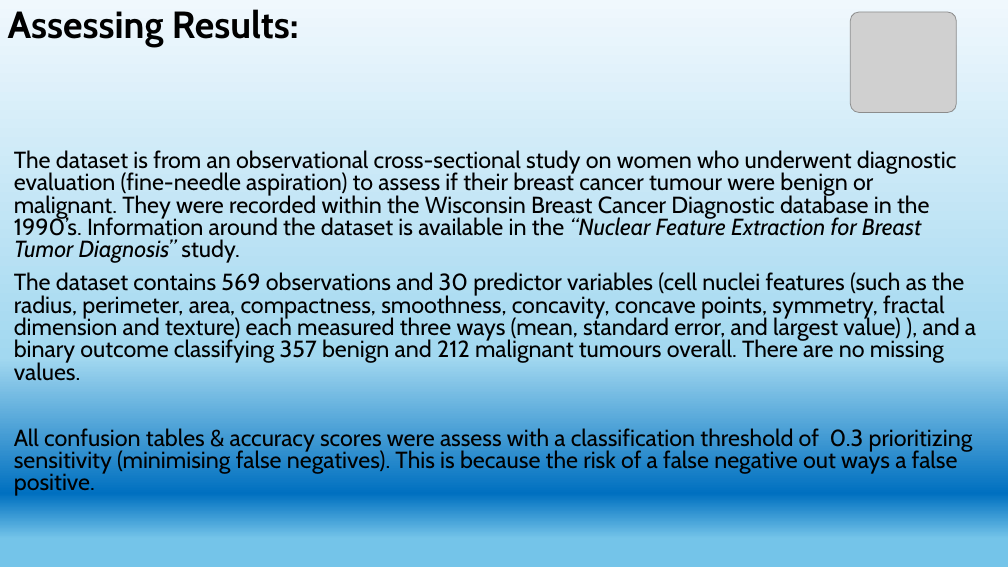
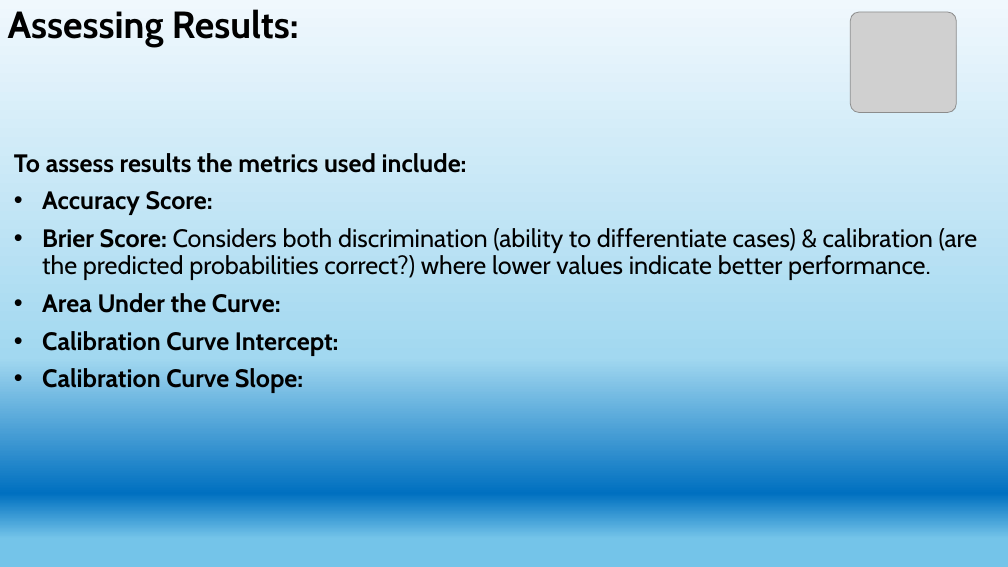
Before and after one commit to AineGlynn/PredictiveAssignment, a slide deck: slide 5 of Assignment.pptx. Drawn at 1008x567 pixels with LibreOffice and Linux fonts; fonts in the diff are those of the drawing; grey boxes stand for pictures. Boxes give left, top, right and bottom in pixels: in the first picture for what was removed or moved away, otherwise in the second. Text is boxed around its words. In the diff, an @@ line names an element or a change of style, - is before the commit and + after.

```diff
--- a/Assignment.pptx
+++ b/Assignment.pptx
@@ subtitle at (x1=14, y1=153, x2=978, y2=393): text changed; size 22.2 to 24 pt @@
-The dataset is from an observational cross-sectional study on women who underwent diagnostic evaluation (fine-needle aspiration) to assess if their breast cancer tumour were benign or malignant. They were recorded within the Wisconsin Breast Cancer Diagnostic database in the 1990’s. Information around the dataset is available in the “Nuclear Feature Extraction for Breast Tumor Diagnosis” study.
-The dataset contains 569 observations and 30 predictor variables (cell nuclei features (such as the radius, perimeter, area, compactness, smoothness, concavity, concave points, symmetry, fractal dimension and texture) each measured three ways (mean, standard error, and largest value) ), and a binary outcome classifying 357 benign and 212 malignant tumours overall. There are no missing values.
-All confusion tables & accuracy scores were assess with a classification threshold of 0.3 prioritizing sensitivity (minimising false negatives). This is because the risk of a false negative out ways a false positive.
+To assess results the metrics used include:
+• Accuracy Score:
+• Brier Score: Considers both discrimination (ability to differentiate cases) & calibration (are the predicted probabilities correct?) where lower values indicate better performance.
+• Area Under the Curve:
+• Calibration Curve Intercept:
+• Calibration Curve Slope:
```
Also in this commit, not shown: 3 other files.
